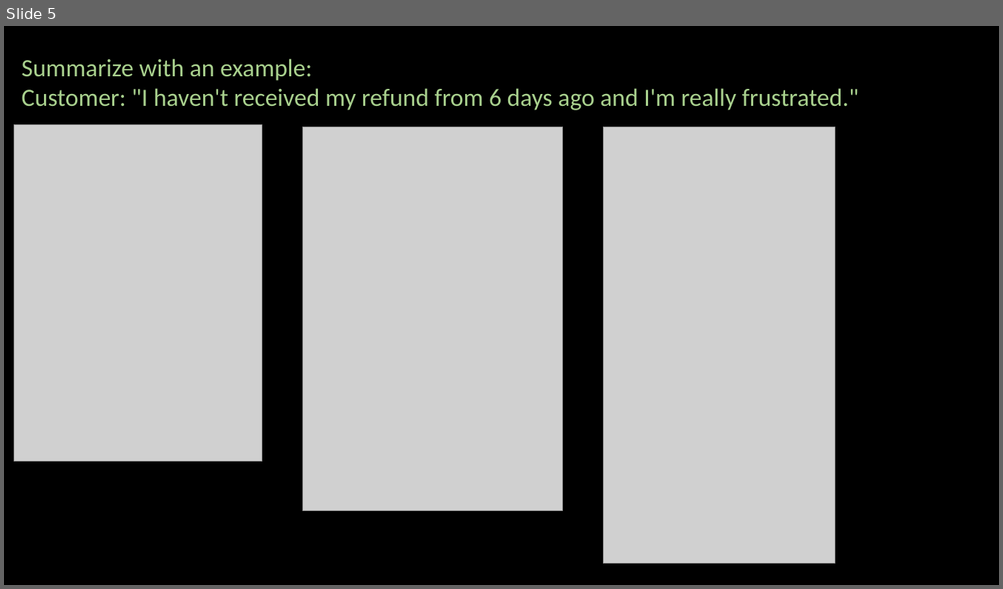
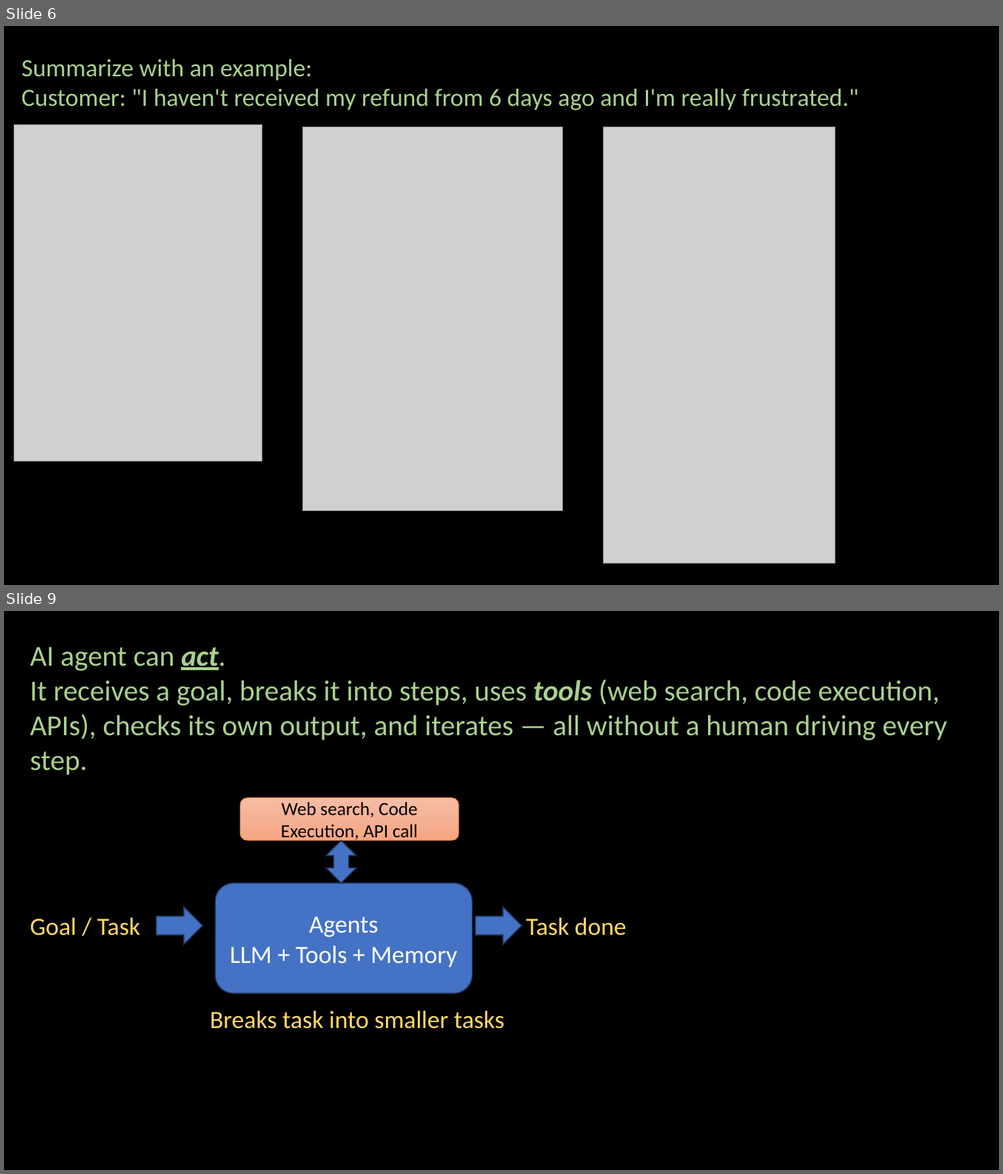
Before and after one commit to ash322ash422/youtube, a slide deck: AgenticAI/1-Intro-To-AgenticAI/2_Agent_vs_Chatbot_Finance.pptx. Shown one above the other, each under a label of ours: slide 5 before the commit, slides 6 and 9 after it; the slides between them are not shown. The pictures are 1003x589 and 1003x1174 pixels, drawn with LibreOffice and Linux fonts; fonts in the diff are those of the drawing; grey boxes stand for pictures; background and template pictures are left out. Boxes give left, top, right and bottom in pixels: in the first picture for what was removed or moved away, otherwise in the second. Text is boxed around its words. In the diff, an @@ line names an element or a change of style, - is before the commit and + after.

```diff
--- a/AgenticAI/1-Intro-To-AgenticAI/2_Agent_vs_Chatbot_Finance.pptx
+++ b/AgenticAI/1-Intro-To-AgenticAI/2_Agent_vs_Chatbot_Finance.pptx
@@ slide 9 added at [4,611,999,1170], background #000000 @@
@@ text added at [30,647,948,775], 28 pt, text #A9D18E @@
+AI agent can act.
+It receives a goal, breaks it into steps, uses tools (web search, code execution, APIs), checks its own output, and iterates — all without a human driving every step.
@@ rounded rectangle added at [241,798,459,841], fill gradient #F7BDA5 to #F5B196 to #F8A582, outline #ED7D31 0.5 pt, 18 pt, text #000000 @@
+Web search, Code Execution, API call
@@ up down arrow added at [326,841,356,883], fill #4472C4, outline #1E3256 1 pt @@
@@ rounded rectangle added at [215,883,472,994], fill #4472C4, outline #1E3256 1 pt, 24 pt, text #FFFFFF @@
+Agents
+LLM + Tools + Memory
@@ text added at [30,917,140,936], 24 pt, text #FFD966 @@
+Goal / Task
@@ right arrow added at [156,907,202,945], fill #4472C4, outline #1E3256 1 pt @@
@@ right arrow added at [475,907,522,945], fill #4472C4, outline #1E3256 1 pt @@
@@ text added at [526,917,626,936], 24 pt, text #FFD966 @@
+Task done
@@ text added at [210,1011,504,1029], 24 pt, text #FFD966 @@
+Breaks task into smaller tasks
@@ what was slide 5 is now slide 6 @@
```
Also in this commit, not shown: 4 slides changed, 3 other slides added, 27 other files.
